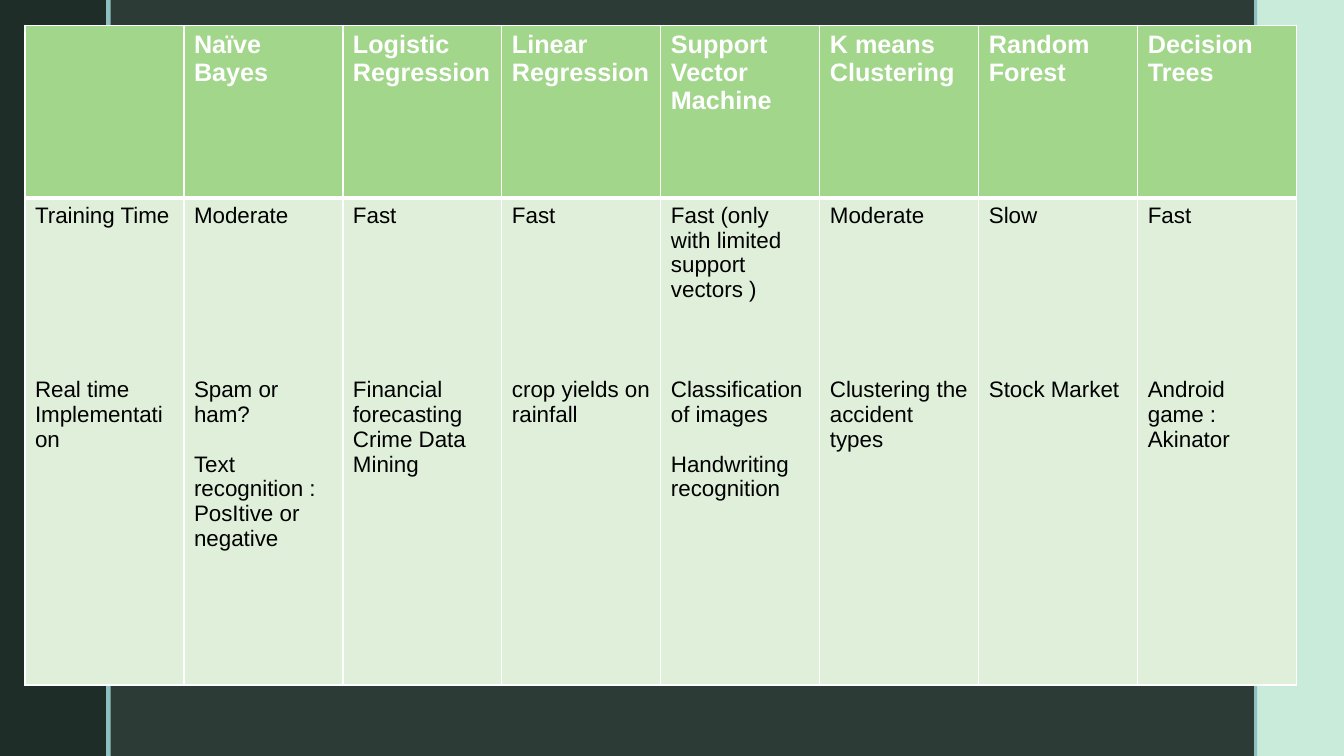
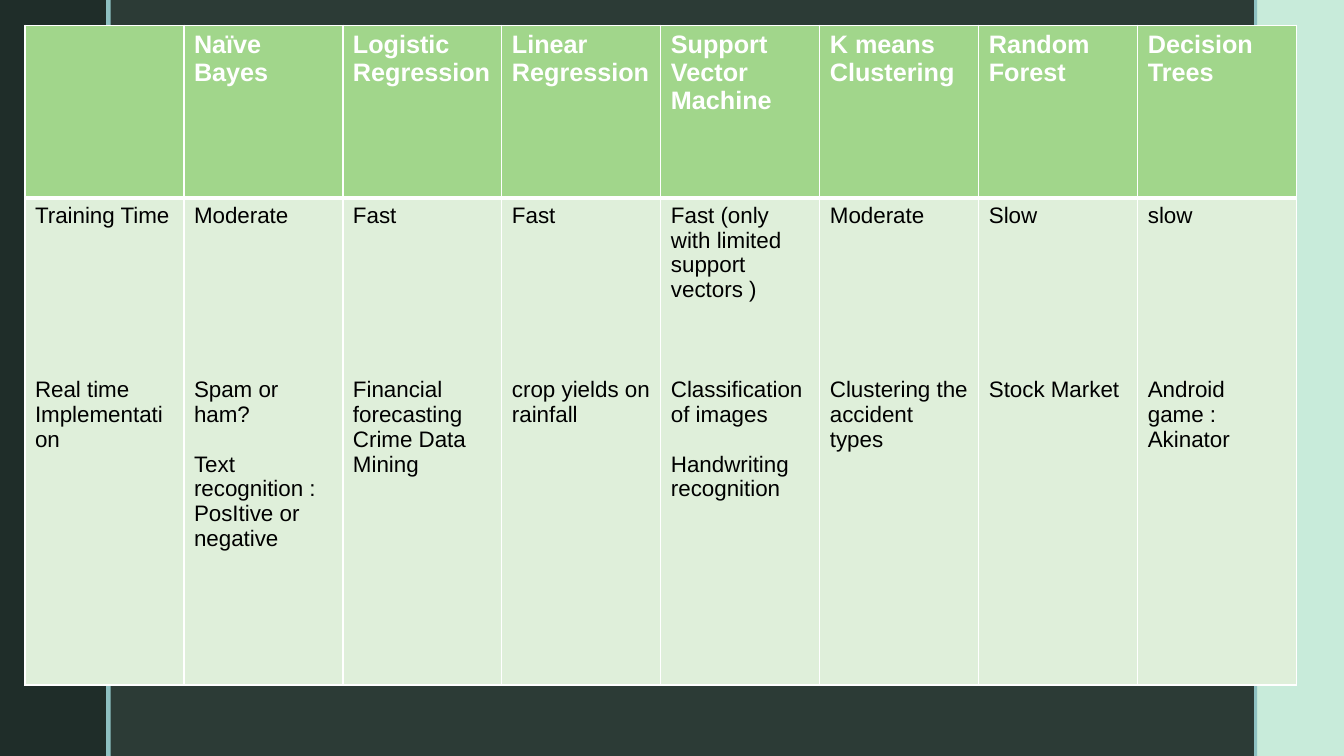
Before and after one commit to karansingla06/ML-AI-Projects, a slide deck: slide 3 of ML Algorithms Final.pptx. Drawn at 1344x756 pixels with LibreOffice and Linux fonts; fonts in the diff are those of the drawing; background and template pictures are left out. Boxes give left, top, right and bottom in pixels: in the first picture for what was removed or moved away, otherwise in the second. Text is boxed around its words. In the diff, an @@ line names an element or a change of style, - is before the commit and + after.

```diff
--- a/ML Algorithms Final.pptx
+++ b/ML Algorithms Final.pptx
@@ table at (25, 25, 1300, 686) @@
-row 2, column 8: Fast / Android game : Akinator
+row 2, column 8: slow / Android game : Akinator
```
